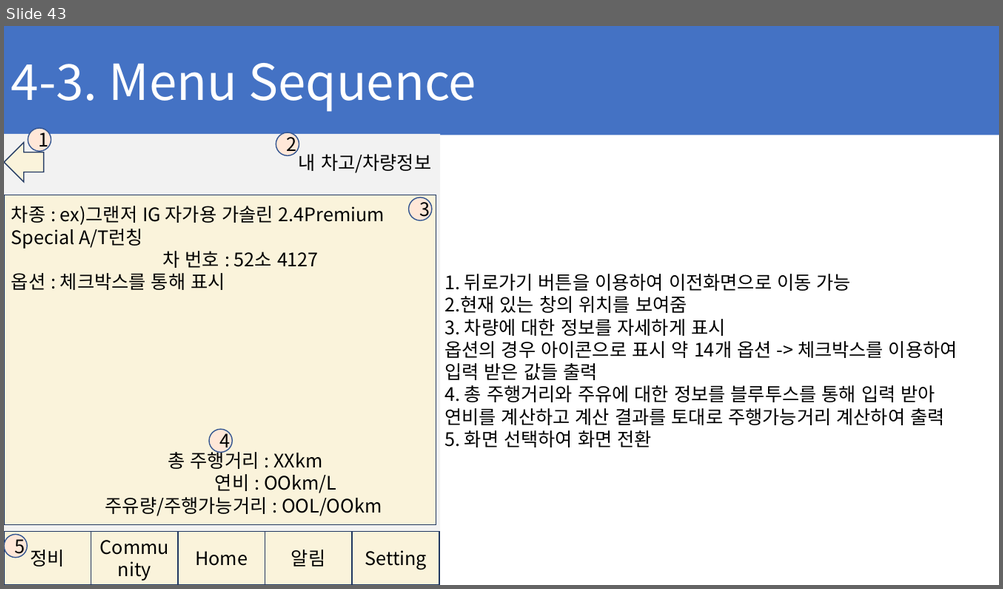
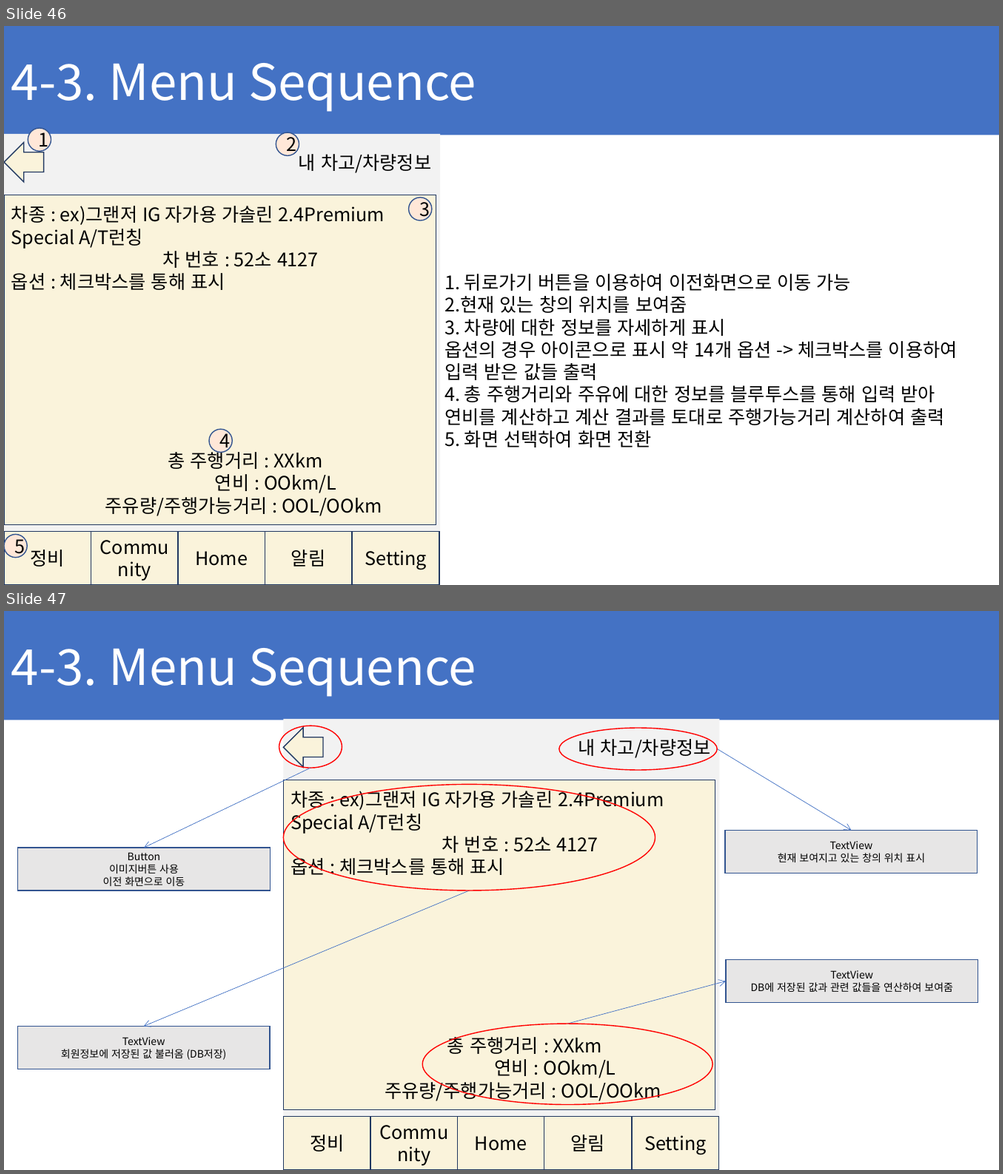
Before and after one commit to ChaeSung-Lee/DJ_InternShip, a slide deck: 2021_Summer/jp.hong/Project_BnC_jph.pptx. Shown one above the other, each under a label of ours: slide 43 before the commit, slides 46 and 47 after it. The pictures are 1003x589 and 1003x1174 pixels, drawn with LibreOffice and Linux fonts; fonts in the diff are those of the drawing. Boxes give left, top, right and bottom in pixels: in the first picture for what was removed or moved away, otherwise in the second. Text is boxed around its words. In the diff, an @@ line names an element or a change of style, - is before the commit and + after.

Commit message:
edit menu_sequence

```diff
--- a/2021_Summer/jp.hong/Project_BnC_jph.pptx
+++ b/2021_Summer/jp.hong/Project_BnC_jph.pptx
@@ slide 47 added at box(4, 611, 999, 1170), background #FFFFFF @@
@@ rectangle added at box(4, 611, 999, 720), fill #4472C4, 48 pt, text #FFFFFF @@
+4-3. Menu Sequence
@@ ellipse added at box(279, 726, 342, 769), outline #FF0000 1 pt @@
@@ left arrow added at box(283, 727, 323, 767), fill #FAF3DB, outline #223961 1 pt @@
@@ ellipse added at box(559, 728, 717, 771), outline #FF0000 1 pt @@
@@ text added at box(578, 736, 711, 760), 18 pt, text #000000 @@
+내 차고/차량정보
@@ arrow added from (717, 749) to (851, 830), #4472C4 0.5 pt @@
@@ arrow added from (310, 768) to (144, 848), #4472C4 0.5 pt @@
@@ group added at box(283, 719, 719, 1170): 7 rectangles @@
+정비
+Community
+Home
+알림
+Setting
+차종 : ex)그랜저 IG 자가용 가솔린 2.4Premium Special A/T런칭
+차 번호 : 52소 4127
+옵션 : 체크박스를 통해 표시
+총 주행거리 : XXkm
+연비 : OOkm/L
+주유량/주행가능거리 : OOL/OOkm
@@ ellipse added at box(283, 785, 654, 891), outline #FF0000 1 pt @@
@@ rectangle added at box(725, 830, 977, 874), fill #E7E6E6, outline #325491 1 pt, 10 pt, text #000000 @@
+TextView
+현재 보여지고 있는 창의 위치 표시
@@ rectangle added at box(18, 848, 270, 891), fill #E7E6E6, outline #325491 1 pt, 10 pt, text #000000 @@
+Button
+이미지버튼 사용
+이전 화면으로 이동
@@ arrow added from (469, 891) to (144, 1027), #4472C4 0.5 pt @@
@@ rectangle added at box(726, 960, 978, 1003), fill #E7E6E6, outline #325491 1 pt, 10 pt, text #000000 @@
+TextView
+DB에 저장된 값과 관련 값들을 연산하여 보여줌
@@ arrow added from (567, 1025) to (726, 982), #4472C4 0.5 pt @@
@@ rectangle added at box(17, 1027, 270, 1070), fill #E7E6E6, outline #325491 1 pt, 10 pt, text #000000 @@
+TextView
+회원정보에 저장된 값 불러옴 (DB저장)
@@ ellipse added at box(423, 1025, 713, 1105), outline #FF0000 1 pt @@
@@ what was slide 43 is now slide 46 @@
```
Also in this commit, not shown: 2 slides changed, 6 other slides added.
